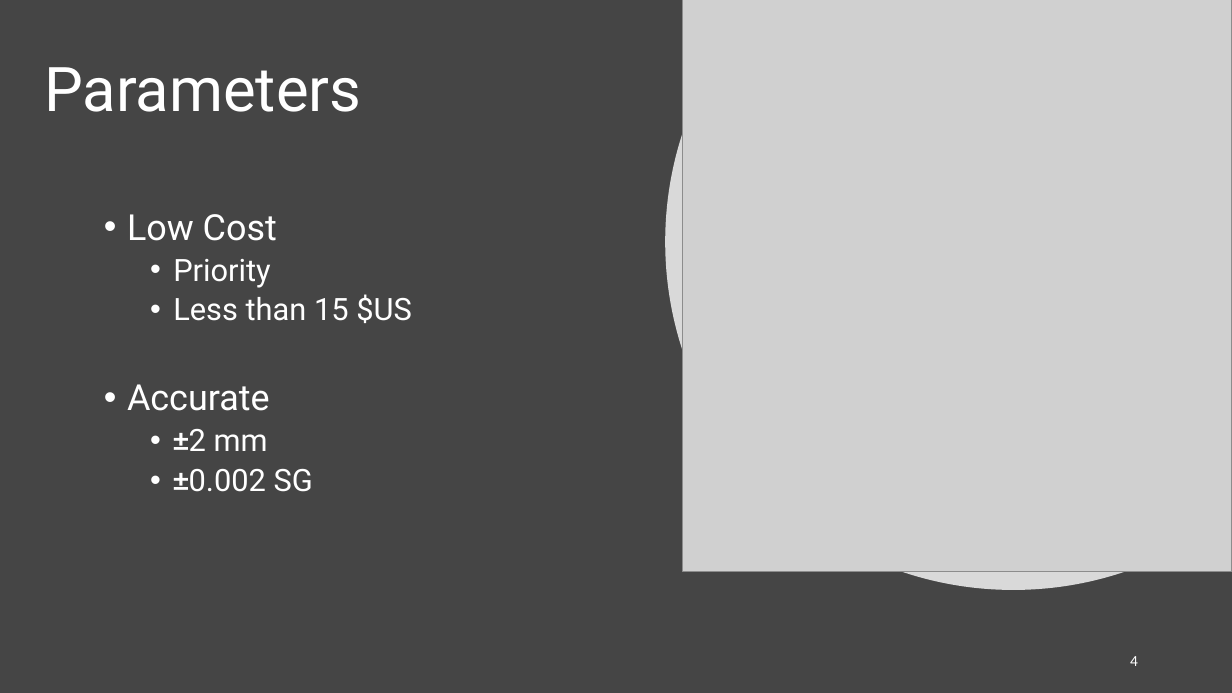
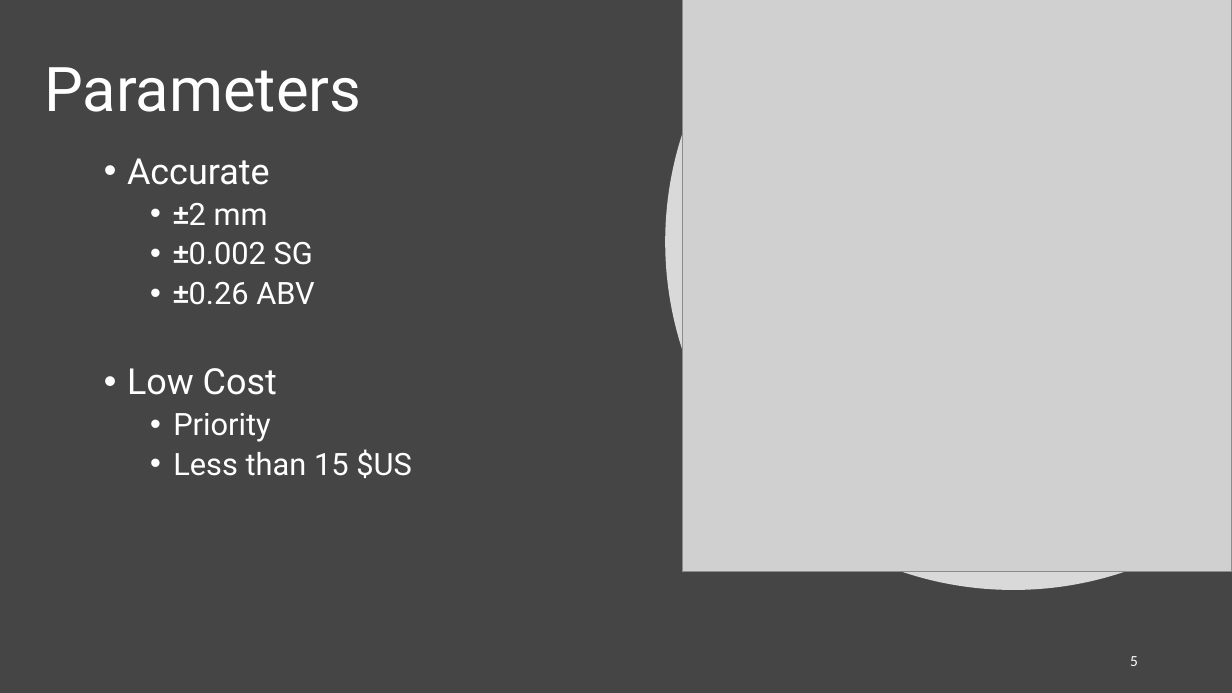
Before and after one commit to gilgoldman/Thesis, a slide deck: slide 5 of Presentation/Thesis.pptx (slide 4 before the commit). Drawn at 1232x693 pixels with LibreOffice and Linux fonts; fonts in the diff are those of the drawing; grey boxes stand for pictures. Boxes give left, top, right and bottom in pixels: in the first picture for what was removed or moved away, otherwise in the second. Text is boxed around its words. In the diff, an @@ line names an element or a change of style, - is before the commit and + after.

```diff
--- a/Presentation/Thesis.pptx
+++ b/Presentation/Thesis.pptx
@@ text at [127,158,315,305]: paragraphs added @@
+• Accurate
+  • ±2 mm
+  • ±0.002 SG
+  • ±0.26 ABV
@@ text at [127,384,313,492]: paragraphs removed @@
-• Accurate
-  • ±2 mm
-  • ±0.002 SG
@@ page number at [1130,656,1138,666]: text changed @@
-4
+5
```
Also in this commit, not shown: 1 other slide changed, 1 slide added, 7 other files.
